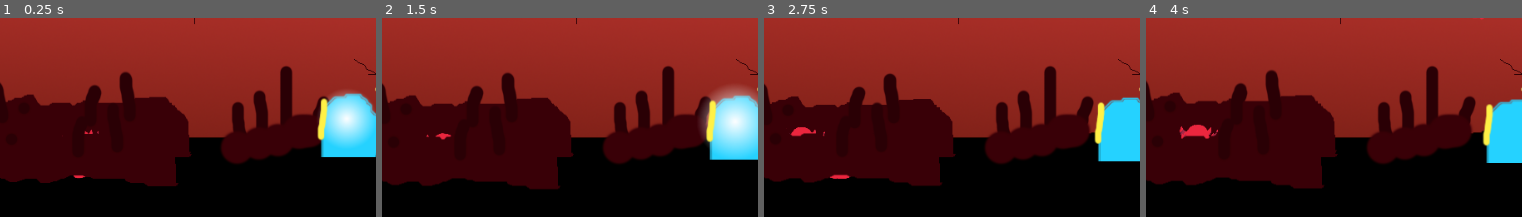
Above: before the commit, frames 1-4 (left to right).
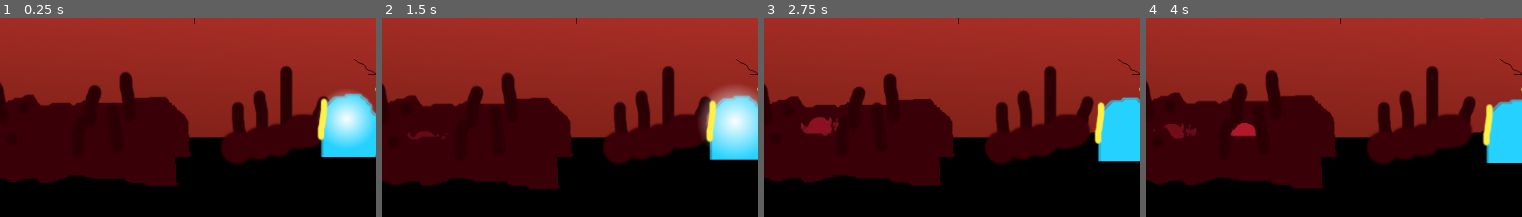
Above: after the commit, the same moments.

Repository: dannytaylor/ld50
Game: Godot game, scene res://300/Game.tscn
Two runs of this game, one before a commit and one after it. Both use one fixed random seed, a clock stepped at 60 frames per second and the inputs below.
Inputs (mouse positions are % of the whole screen's width and height, from its top left):
- Up to frame 1 (0.25 s): no input
- Up to frame 2 (1.5 s): move the mouse to (70, 45) at 0.52 s; press the mouse at (70, 45) at 0.53 s; move the mouse to (26, 55) at 1.27 s; release the mouse at (26, 55) at 1.28 s; right-click (26, 55) at 1.35 s
- Up to frame 3 (2.75 s): move the mouse to (58, 28) at 2.02 s; press the mouse at (58, 28) at 2.03 s
- Up to frame 4 (4 s): move the mouse to (42, 70) at 2.77 s; release the mouse at (42, 70) at 2.78 s; right-click (42, 70) at 2.85 s; move the mouse to (79, 65) at 3.52 s; press the mouse at (79, 65) at 3.53 s
The pictures show only the part of the screen within x 29-78%, y 33-83%; the shares and areas given below are measured in that part.

The runs differ from the first frame. In frame 1, less than 0.1% of the frame differs, in the area x 19-27%, y 55-81%; in frame 2, 0.2%; in frame 3, 0.8%; in frame 4, 1.1%, in the area x 2-30%, y 52-61%.
Error in both runs: Invalid set index 'flip_v' (on base: 'null instance') with value of type 'bool'. (res://300/Player.gd:103)

Commit message:
enemy death and tweaks

Diff:
--- a/project/300/Danny_test.tscn
+++ b/project/300/Danny_test.tscn
@@ -301,9 +301,9 @@
 "speed": 8.0
 }, {
 "frames": [ SubResource( 40 ), SubResource( 41 ), SubResource( 42 ), SubResource( 43 ), SubResource( 44 ), SubResource( 45 ) ],
-"loop": false,
+"loop": true,
 "name": "swipe",
-"speed": 5.0
+"speed": 8.0
 }, {
 "frames": [ SubResource( 32 ) ],
 "loop": true,
@@ -414,7 +414,7 @@
 z_index = -1
 frames = SubResource( 14 )
 animation = "idle"
-frame = 3
+frame = 8
 playing = true
 
 [node name="PlayerHurtbox" type="CollisionShape2D" parent="GameLayer/Player"]
@@ -438,7 +438,7 @@
 [node name="EnemySprite" type="AnimatedSprite" parent="GameLayer/EnemyExample"]
 position = Vector2( 0.00439453, -6.24988 )
 frames = SubResource( 46 )
-animation = "walk"
+animation = "swipe"
 frame = 1
 playing = true
 __meta__ = {
--- a/project/300/Enemy.gd
+++ b/project/300/Enemy.gd
@@ -1,6 +1,9 @@
 extends PathFollow2D
 
-export(float) var walk_speed = 0.03
+export(float) var walk_speed = 0.05
+export(float) var death_duration = 1.0
+onready var timer = $DeathTimer
+onready var alpha_mod = 0
 
 # Called when the node enters the scene tree for the first time.
 func _ready():
@@ -10,6 +13,14 @@
 # Called every frame. 'delta' is the elapsed time since the previous frame.
 func _process(delta):
 	unit_offset += walk_speed * delta
+
+	# alpha fade in/out on spawn/death
+	if not timer.is_stopped():
+		alpha_mod -= delta/1.5
+		$EnemySprite.modulate = Color(1.0,1.0,1.0,alpha_mod)
+	elif alpha_mod < 1.0:
+		alpha_mod += delta/6.0
+		$EnemySprite.modulate = Color(1.0,1.0,1.0,alpha_mod)
 	pass
 
 func wiggle(max_x=3, max_y=3):
@@ -17,5 +28,11 @@
 	v_offset += (randf()-0.5) * 1
 
 func die():
-	$EnemySprite.play('death')
+	# on play sound/anim on first death hit
+	if timer.is_stopped():
+		$EnemySprite.play('death')
+		$DeathSound.play()
+		walk_speed = 0
+	timer.start(death_duration)
+	yield(timer, "timeout")
 	queue_free()
--- a/project/300/Enemy.tscn
+++ b/project/300/Enemy.tscn
@@ -1,5 +1,6 @@
-[gd_scene load_steps=25 format=2]
+[gd_scene load_steps=26 format=2]
 
+[ext_resource path="res://audio/enemy_death.ogg" type="AudioStream" id=1]
 [ext_resource path="res://300/Enemy.gd" type="Script" id=2]
 [ext_resource path="res://sprites/enemy_death.png" type="Texture" id=3]
 [ext_resource path="res://sprites/enemy_swipe.png" type="Texture" id=4]
@@ -105,19 +106,19 @@
 "speed": 8.0
 }, {
 "frames": [ SubResource( 40 ), SubResource( 41 ), SubResource( 42 ), SubResource( 43 ), SubResource( 44 ), SubResource( 45 ) ],
-"loop": false,
+"loop": true,
 "name": "swipe",
-"speed": 5.0
+"speed": 8.0
 }, {
 "frames": [ SubResource( 32 ) ],
 "loop": true,
 "name": "static",
 "speed": 5.0
 }, {
-"frames": [ SubResource( 48 ), SubResource( 49 ), SubResource( 50 ), SubResource( 50 ), SubResource( 50 ), SubResource( 51 ) ],
+"frames": [ SubResource( 48 ), SubResource( 49 ), SubResource( 50 ), SubResource( 51 ) ],
 "loop": false,
 "name": "death",
-"speed": 4.0
+"speed": 8.0
 } ]
 
 [node name="Enemy" type="PathFollow2D" groups=["enemy"]]
@@ -137,8 +138,14 @@
 scale = Vector2( 0.15, 0.15 )
 frames = SubResource( 52 )
 animation = "walk"
-frame = 4
+frame = 7
 playing = true
 __meta__ = {
 "_edit_lock_": true
 }
+
+[node name="DeathTimer" type="Timer" parent="."]
+
+[node name="DeathSound" type="AudioStreamPlayer" parent="."]
+stream = ExtResource( 1 )
+volume_db = 18.0
--- a/project/300/Game-Danny.tscn
+++ b/project/300/Game-Danny.tscn
@@ -35,19 +35,27 @@
 shader_param/blob_col = Color( 1, 1, 1, 1 )
 shader_param/mask_texture = ExtResource( 7 )
 
-[sub_resource type="ParticlesMaterial" id=8]
-emission_shape = 1
-emission_sphere_radius = 0.01
+[sub_resource type="Gradient" id=51]
+colors = PoolColorArray( 1, 1, 1, 1, 1, 1, 1, 0.496569 )
+
+[sub_resource type="GradientTexture" id=52]
+gradient = SubResource( 51 )
+
+[sub_resource type="ParticlesMaterial" id=50]
 flag_disable_z = true
+direction = Vector3( 0, 0, 0 )
 spread = 180.0
-gravity = Vector3( 0, 0, 0 )
-initial_velocity = 29.41
+gravity = Vector3( 0, 0.2, 0 )
+initial_velocity = 10.0
+initial_velocity_random = 1.0
 orbit_velocity = 0.0
 orbit_velocity_random = 0.0
+scale = 2.0
+color_ramp = SubResource( 52 )
 
 [sub_resource type="Curve2D" id=2]
 _data = {
-"points": PoolVector2Array( 0, 0, 0, 0, 304, 345, 0, 0, 0, 0, 349, 316, 0, 0, 0, 0, 521, 303, 0, 0, 0, 0, 641, 309, 0, 0, 0, 0, 908, 312, 0, 0, 0, 0, 974, 351, 0, 0, 0, 0, 991, 370 )
+"points": PoolVector2Array( 0, 0, 0, 0, 389, 310, 0, 0, 0, 0, 641, 309, 0, 0, 0, 0, 908, 312, 0, 0, 0, 0, 974, 351, 0, 0, 0, 0, 991, 370 )
 }
 
 [sub_resource type="Curve2D" id=6]
@@ -57,7 +65,7 @@
 
 [sub_resource type="Curve2D" id=3]
 _data = {
-"points": PoolVector2Array( 0, 0, 0, 0, 698, 279, 0, 0, 0, 0, 715, 278, 0, 0, 0, 0, 751, 281, 0, 0, 0, 0, 772, 279, 0, 0, 0, 0, 811, 280 )
+"points": PoolVector2Array( 0, 0, 0, 0, 671, 280, 0, 0, 0, 0, 791, 281 )
 }
 
 [sub_resource type="RectangleShape2D" id=1]
@@ -298,10 +306,21 @@
 
 [node name="EnemyBlob" type="Sprite" parent="Background"]
 material = SubResource( 36 )
-position = Vector2( 132, 242 )
+position = Vector2( 253, 250 )
 scale = Vector2( 8.59375, 3.78125 )
 z_index = 1
 texture = ExtResource( 10 )
+offset = Vector2( -14.08, -2.1157 )
+
+[node name="EnemyBlob2" type="Sprite" parent="Background"]
+material = SubResource( 36 )
+position = Vector2( 343, 286 )
+rotation = 0.223761
+scale = Vector2( 4.96, 2.6546 )
+z_index = 1
+texture = ExtResource( 10 )
+offset = Vector2( -14.08, -2.1157 )
+flip_h = true
 
 [node name="Bg" type="Sprite" parent="Background"]
 position = Vector2( 485.5, 239.75 )
@@ -317,10 +336,14 @@
 scale = Vector2( 0.4, 0.4 )
 texture = ExtResource( 14 )
 
-[node name="MoonSparkle" type="Particles2D" parent="Background/Moon"]
-position = Vector2( -6.10352e-05, -5.79346 )
-speed_scale = 0.0
-process_material = SubResource( 8 )
+[node name="Particles2D" type="Particles2D" parent="Background/Moon"]
+position = Vector2( 7.50046, -2.49861 )
+scale = Vector2( 1.5, 1.5 )
+amount = 128
+lifetime = 10.0
+preprocess = 15.0
+randomness = 1.0
+process_material = SubResource( 50 )
 
 [node name="Tween" type="Tween" parent="Background"]
 
@@ -331,12 +354,9 @@
 }
 
 [node name="Cliff" type="Sprite" parent="Foreground"]
-position = Vector2( 362, 243 )
+position = Vector2( 387, 242 )
 scale = Vector2( 0.397756, 0.397756 )
 texture = ExtResource( 13 )
-__meta__ = {
-"_edit_lock_": true
-}
 
 [node name="ArmyBack" type="Sprite" parent="."]
 visible = false
@@ -423,10 +443,11 @@
 z_index = -1
 frames = SubResource( 31 )
 animation = "idle"
-frame = 9
+frame = 3
 playing = true
 
 [node name="PlayerAreaIndicator" type="Sprite" parent="PlayerPath/Player"]
+visible = false
 modulate = Color( 1, 1, 1, 0.12549 )
 position = Vector2( 2, 17 )
 scale = Vector2( 0.289307, 0.289307 )
Not shown: 1 places in project/300/Game-Danny.tscn that only renumber resources
Not shown, added: project/audio/enemy_death.ogg.import
Binary file added: project/sprites/clouds.png
Not shown, added: project/sprites/clouds.png.import
Not shown, added: project/audio/enemy_death.ogg
Not shown, changed: project/sprites/.obol_icon.png-autosave.kra
